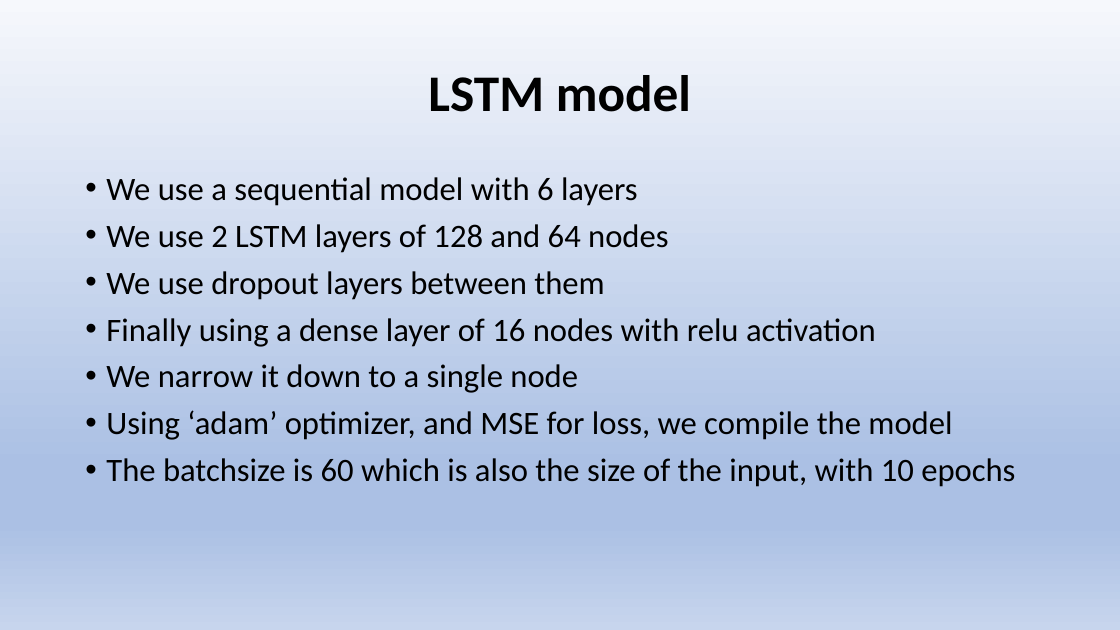
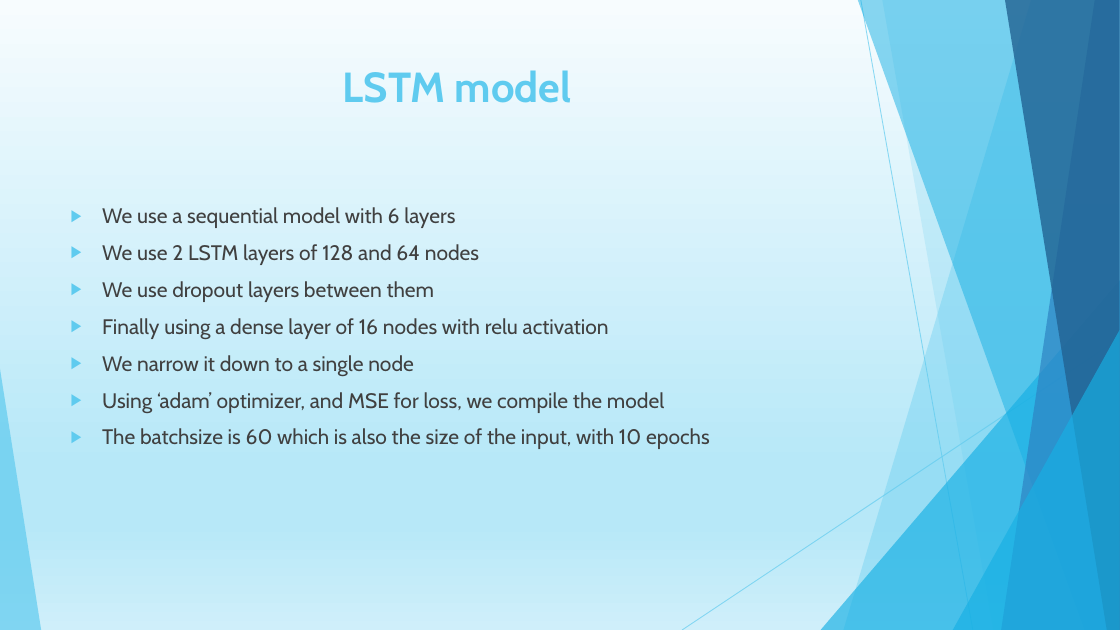
Before and after one commit to Bethana86/STOCK-FORECAST, a slide deck: slide 8 of Presentation.pptx. Drawn at 1120x630 pixels with LibreOffice and Linux fonts; fonts in the diff are those of the drawing. Boxes give left, top, right and bottom in pixels: in the first picture for what was removed or moved away, otherwise in the second. Text is boxed around its words. In the diff, an @@ line names an element or a change of style, - is before the commit and + after.

```diff
--- a/Presentation.pptx
+++ b/Presentation.pptx
@@ background gradient #F6F8FC to #ABC0E4 to #C7D5ED to gradient #F7FCFE to #B7E8F8 to #CFEFFA @@
@@ title "LSTM model": place and size @@
-title "LSTM model" at [428,75,691,112]
+title "LSTM model" at [343,70,572,103]
@@ title "LSTM model" at [343,70,572,103]: size 44 to 36 pt, font Calibri to Cabin, text colour #000000 to #5FCBEF; line spacing 0.9 to 1; vertical alignment middle to top @@
@@ text "We use a sequential model ...": place and size @@
-text "We use a sequential model ..." at [106,177,1015,487]
+text "We use a sequential model ..." at [102,207,710,449]
@@ text "We use a sequential model ..." at [102,207,710,449]: size 28 to 18 pt, font Calibri to Cabin, text colour #000000 to #404040; bullet • to ▶; line spacing 0.9 to 1 @@
@@ group added at [0,0,1120,630]: 5 freeform shapes, 3 triangles, 2 lines @@
```
Also in this commit, not shown: 12 other slides changed, 1 slide removed.
